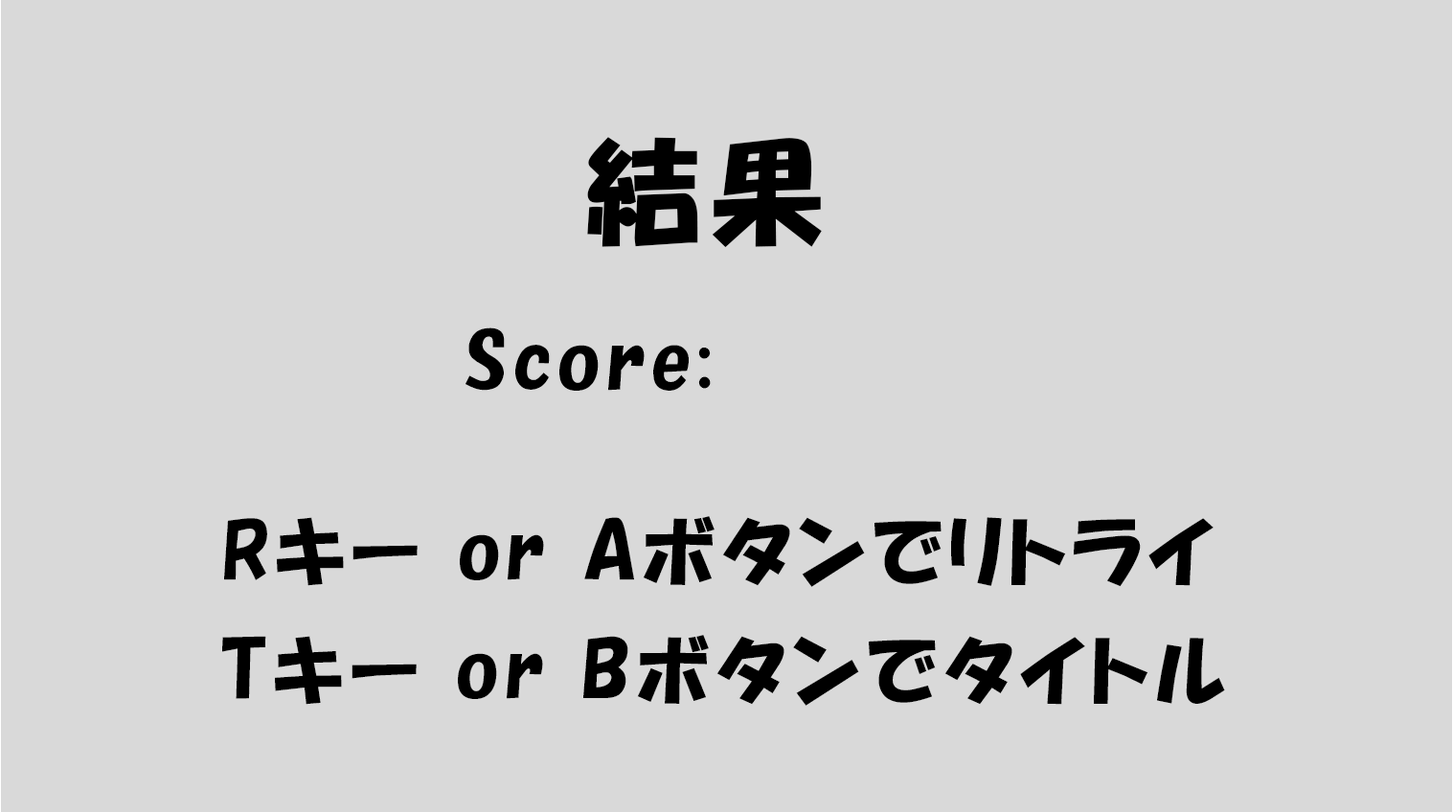
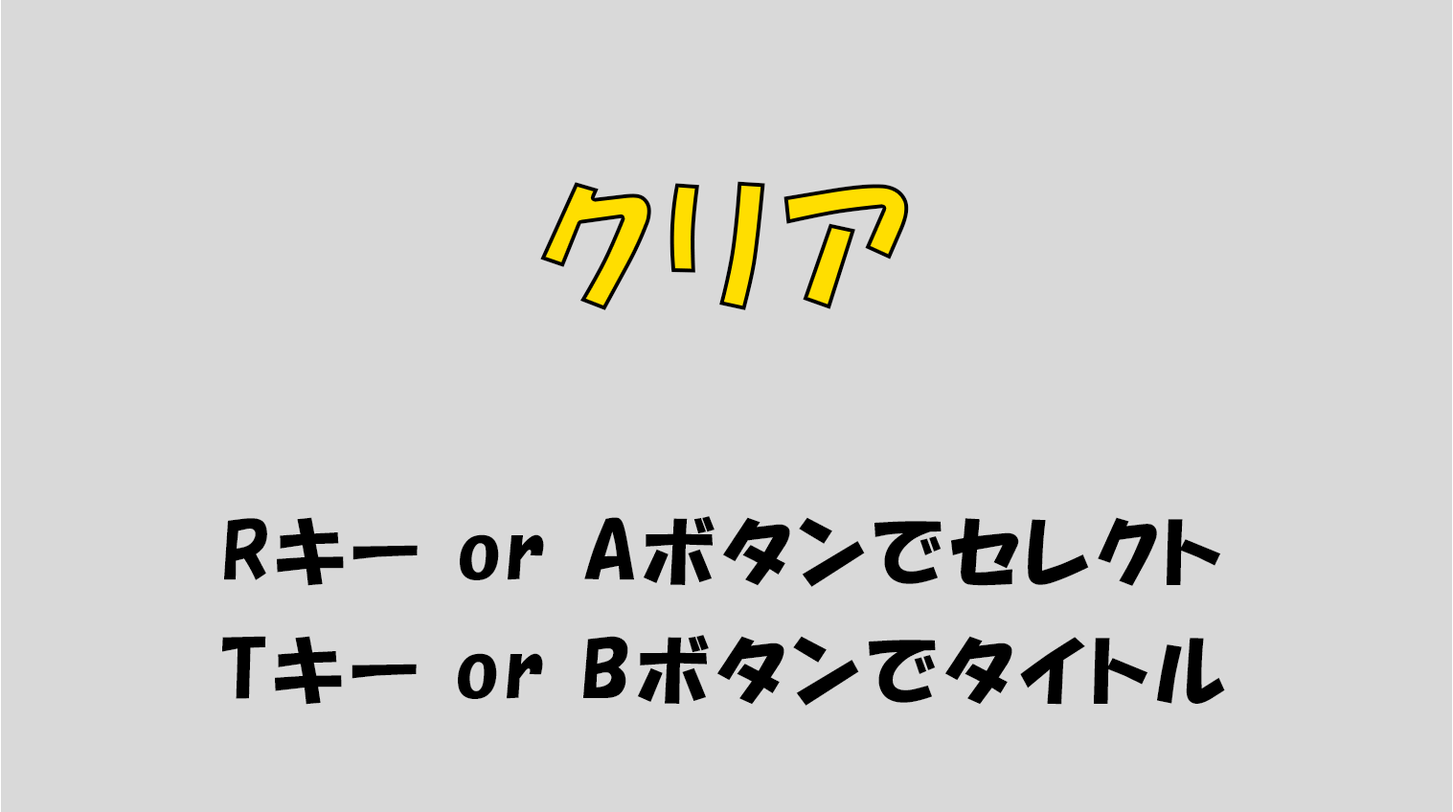
Layers edited between the first and the second 1453x812 image:
renamed "結果" to "クリア", painted on it over [540, 136, 909, 311]
hid "Score:" over [465, 327, 711, 391]
renamed "Rキー or Aボタンでリトライ" to "Rキー or Aボタンでセレクト", painted on it over [949, 517, 1221, 587]
